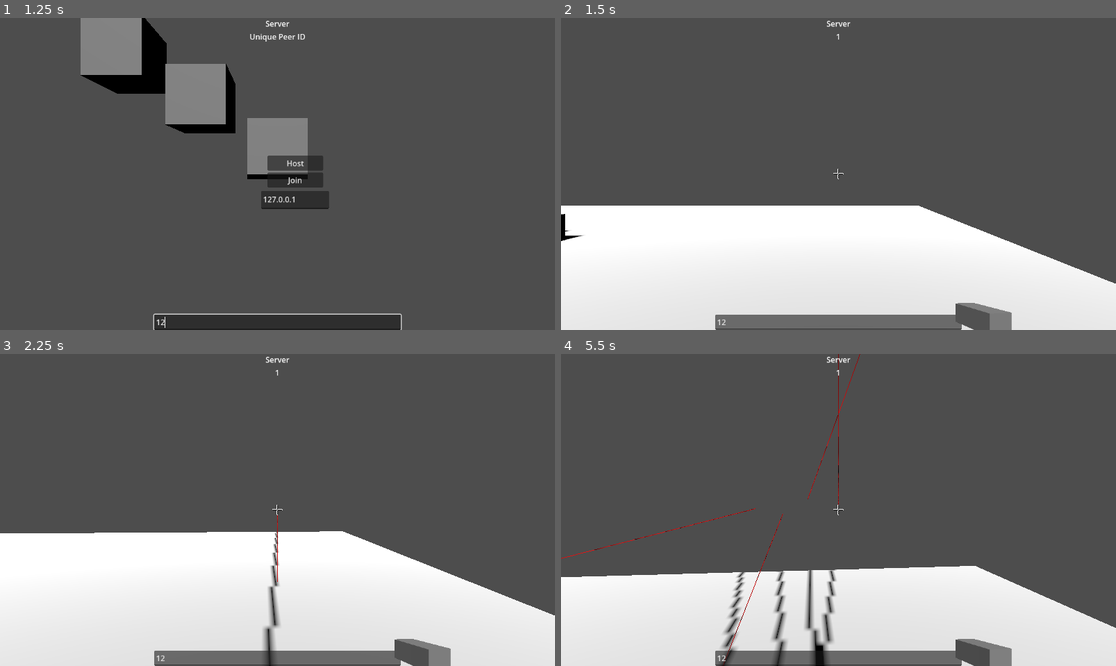
Above: before the commit, frames 1-4 (two rows, left to right).
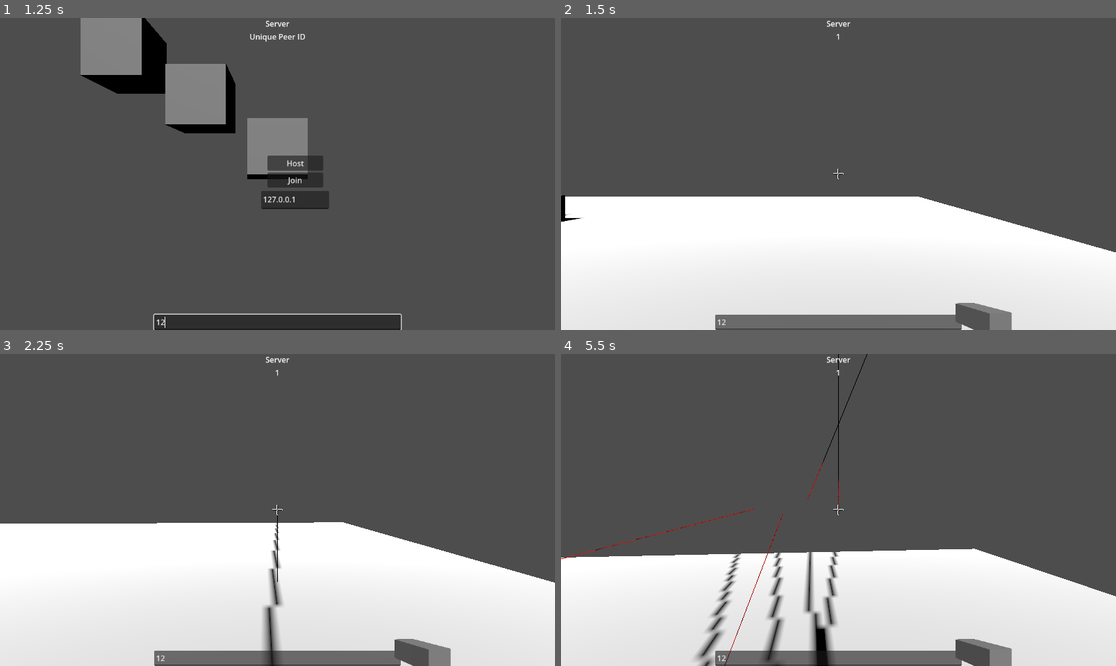
Above: after the commit, the same moments.

Repository: zarat/ENet-Demo
Game: Godot game, scene res://scenes/main/main.tscn
The game is run twice, just before and just after one commit, with the same random seed, the same clock (stepped at 60 frames per second) and the same inputs.
Inputs (mouse positions are in pixels of both pictures, inside the frame that each line leads up to):
- Up to frame 1 (1.25 s): click (277, 323) at 0.52 s; type "12" at 0.6 s
- Up to frame 2 (1.5 s): click "Host" at 1.25 s
- Up to frame 3 (2.25 s): tap Enter at 2 s; move the mouse to (305, 510) at 2.02 s; hold W (move_forward) from 2.03 s (still down); click (305, 510) at 2.1 s
- Up to frame 4 (5.5 s): keep holding W (move_forward); tap Space (jump) at 2.27, 3.02, 4.52, 5.27 s; move the mouse to (810, 510) at 2.77 s; click (810, 510) at 2.85 s; move the mouse to (849, 503) at 3.52 s; click (849, 503) at 3.6 s; move the mouse to (832, 516) at 4.27 s; click (832, 516) at 4.35 s; move the mouse to (877, 513) at 5.02 s; click (877, 513) at 5.1 s

Frame 1 is identical in both runs. In frame 2, 4.3% of the frame differs, in the area x 0-100%, y 56-86%; in frame 3, 5.1%; in frame 4, 9.2%, in the area x 0-100%, y 0-100%.

Commit message:
Update player.gd

Diff:
--- a/prefabs/player/player.gd
+++ b/prefabs/player/player.gd
@@ -32,7 +32,8 @@
 		head.visible = true
 		main_camera = get_tree().root.get_node("Main/Camera3D")
 		main_camera.reparent(head)
-		main_camera.position = head.position
+		#main_camera.position = head.position
+		main_camera.global_transform = head.global_transform
 		Input.set_mouse_mode(Input.MOUSE_MODE_CAPTURED)
 		spawnarea = get_tree().root.get_node("Main/Area3D")
 		viewportcontainer = get_node("Head/SubViewportContainer")
